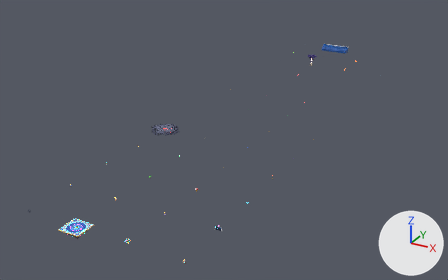
The glTF model LobbyUpgrade/LobbyKit.glb as it was, and as the next commit left it.
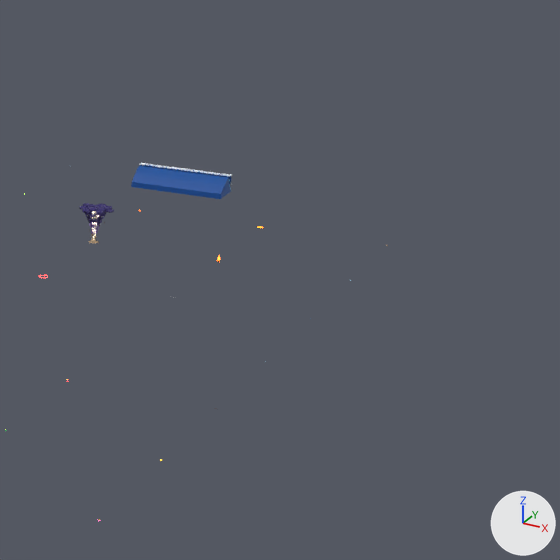
Each version appears first whole from a camera (50 mm lens) standing at (2266.0, -1998.0, 1658.0) and looking at (57.0, 2018.0, -350.0), and next in a close-up on the part from 64% to 98% of the width and 0% to 54% of the height. The axes (+X, +Y, +Z) are drawn at lower right. The lights are the same throughout. The older version's two pictures come first.

Before the edit, the objects in view are built like this:
```python
me_tsunamicurl__body__wavedeep = bpy.data.meshes.new('TsunamiCurl__body__waveDeep')
me_tsunamicurl__body__wavedeep.from_pydata(...)  # 22 vertices, 40 faces; spans x 195.0..445.0, y 3796.0..3884.0, z -22.0..24.0
me_tsunamicurl__body__wavedeep.materials.append(mat_wavedeep)  # blue #034fa2
ob_tsunamicurl__body__wavedeep = bpy.data.objects.new('TsunamiCurl__body__waveDeep', me_tsunamicurl__body__wavedeep)
ob_tsunamicurl__body__wavedeep.location = (0.0, 0.0, 0.0)
```
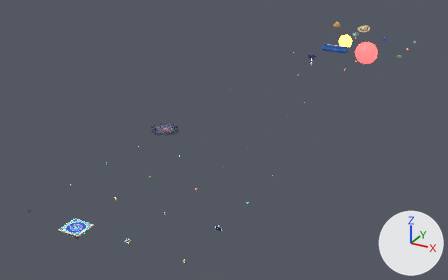
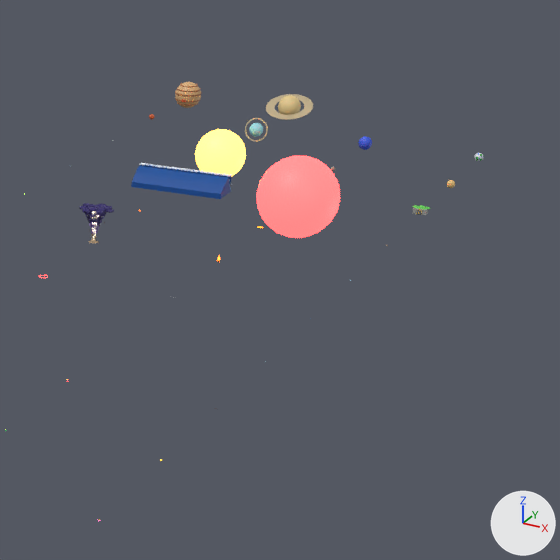
What differs and where, as boxes [x1, y1, x2, y2] in the close-ups (560 x 560 px):
'Moon__heat__tint', added (red): after [256, 155, 340, 238]
'Sun__corona__sunGlow__spin6', added: after [195, 129, 246, 177]
'Saturn__ring__ring', added: after [266, 94, 313, 120]
'Jupiter__body__jupiter1', added: after [175, 82, 201, 108]
'Saturn__body__saturn', added: after [278, 95, 301, 115]
'Uranus__body__uranus', added: after [249, 123, 263, 137]
'Neptune__body__neptune', added: after [358, 136, 372, 150]
'Jupiter__bands__jupiter2', added: after [175, 83, 201, 106]
'Uranus__ring__ring', added: after [245, 118, 268, 141]
'Bunker__shell__concrete', added: after [412, 208, 429, 215]
'Venus__body__venus', added: after [447, 180, 455, 188]
'Bunker__mound__grass', added: after [412, 205, 430, 210]

What changed in the scene script:
```text
Add ob_venus__body__venus:
    ob_venus__body__venus = bpy.data.objects.new('Venus__body__venus', me_venus__body__venus)  # an icosphere of 320 faces spanning x 949.0..971.0, y 4149.0..4171.0, z -11.0..11.0; in mat_venus (beige #e7bf79)
    ob_venus__body__venus.location = (0.0, 0.0, 0.0)
Add ob_uranus__ring__ring:
    ob_uranus__ring__ring = bpy.data.objects.new('Uranus__ring__ring', me_uranus__ring__ring)  # 192 vertices, 384 faces; spans x 286.0..354.0, y 4473.9..4485.9, z -33.5..33.5; in mat_ring (beige #d3bf97)
    ob_uranus__ring__ring.location = (0.0, 0.0, 0.0)
Add ob_uranus__body__uranus:
    ob_uranus__body__uranus = bpy.data.objects.new('Uranus__body__uranus', me_uranus__body__uranus)  # an icosphere of 320 faces spanning x 300.0..340.0, y 4460.0..4500.0, z -20.0..20.0; in mat_uranus (cyan #97dde7)
    ob_uranus__body__uranus.location = (0.0, 0.0, 0.0)
Add ob_sun__corona__sunglow__spin6:
    ob_sun__corona__sunglow__spin6 = bpy.data.objects.new('Sun__corona__sunGlow__spin6', me_sun__corona__sunglow__spin6)  # an icosphere of 320 faces spanning x 250.0..390.0, y 4090.0..4230.0, z -70.0..70.0; in mat_sunglow (orange #ffc94f, glowing orange #ffc94f)
    ob_sun__corona__sunglow__spin6.location = (0.0, 0.0, 0.0)
Add ob_saturn__ring__ring:
    ob_saturn__ring__ring = bpy.data.objects.new('Saturn__ring__ring', me_saturn__ring__ring)  # 256 vertices, 512 faces; spans x 250.0..390.0, y 4734.0..4865.8, z -24.2..24.2; in mat_ring (beige #d3bf97)
    ob_saturn__ring__ring.location = (0.0, 0.0, 0.0)
Add ob_saturn__body__saturn:
    ob_saturn__body__saturn = bpy.data.objects.new('Saturn__body__saturn', me_saturn__body__saturn)  # an icosphere of 320 faces spanning x 286.0..354.0, y 4766.0..4834.0, z -34.0..34.0; in mat_saturn (yellow #e2c98d)
    ob_saturn__body__saturn.location = (0.0, 0.0, 0.0)
Add ob_neptune__body__neptune:
    ob_neptune__body__neptune = bpy.data.objects.new('Neptune__body__neptune', me_neptune__body__neptune)  # an icosphere of 320 faces spanning x 621.0..659.0, y 4461.0..4499.0, z -19.0..19.0; in mat_neptune (blue #3959dd)
    ob_neptune__body__neptune.location = (0.0, 0.0, 0.0)
Add ob_moon__heat__tint:
    ob_moon__heat__tint = bpy.data.objects.new('Moon__heat__tint', me_moon__heat__tint)  # an icosphere of 320 faces spanning x 532.0..748.0, y 3732.0..3948.0, z -108.0..108.0; in mat_tint (red #ff4444, glowing red #ff4444)
    ob_moon__heat__tint.location = (0.0, 0.0, 0.0)
Add ob_jupiter__body__jupiter1:
    ob_jupiter__body__jupiter1 = bpy.data.objects.new('Jupiter__body__jupiter1', me_jupiter__body__jupiter1)  # an icosphere of 320 faces spanning x -40.0..40.0, y 4760.0..4840.0, z -40.0..40.0; in mat_jupiter1 (beige #d8ac79)
    ob_jupiter__body__jupiter1.location = (0.0, 0.0, 0.0)
Add ob_jupiter__bands__jupiter2:
    ob_jupiter__bands__jupiter2 = bpy.data.objects.new('Jupiter__bands__jupiter2', me_jupiter__bands__jupiter2)  # a 40-sided cylinder along z spanning x -32.4..32.4, y 4767.6..4832.4, z -26.0..-22.0; a 40-sided cylinder along z spanning x -38.6..38.6, y 4761.4..4838.6, z -14.0..-10.0; a 40-sided cylinder along z spanning x -39.9..39.9, y 4760.1..4839.9, z 4.0..8.0; a 40-sided cylinder along z spanning x -36.1..36.1, y 4763.9..4836.1, z 16.0..20.0; a 40-sided cylinder along z spanning x -26.9..26.9, y 4773.1..4826.9, z 28.0..32.0; in mat_jupiter2 (brown #ac6e44)
    ob_jupiter__bands__jupiter2.location = (0.0, 0.0, 0.0)
Add ob_bunker__shell__concrete:
    ob_bunker__shell__concrete = bpy.data.objects.new('Bunker__shell__concrete', me_bunker__shell__concrete)  # 92 vertices, 180 faces; spans x 943.0..977.0, y 3827.0..3853.0, z 0.0..14.0; in mat_concrete (grey #979995)
    ob_bunker__shell__concrete.location = (0.0, 0.0, 0.0)
Add ob_bunker__mound__grass:
    ob_bunker__mound__grass = bpy.data.objects.new('Bunker__mound__grass', me_bunker__mound__grass)  # 210 vertices, 400 faces; spans x 937.7..982.3, y 3830.0..3859.0, z 10.2..17.8; in mat_grass (green #60c953)
    ob_bunker__mound__grass.location = (0.0, 0.0, 0.0)
```
